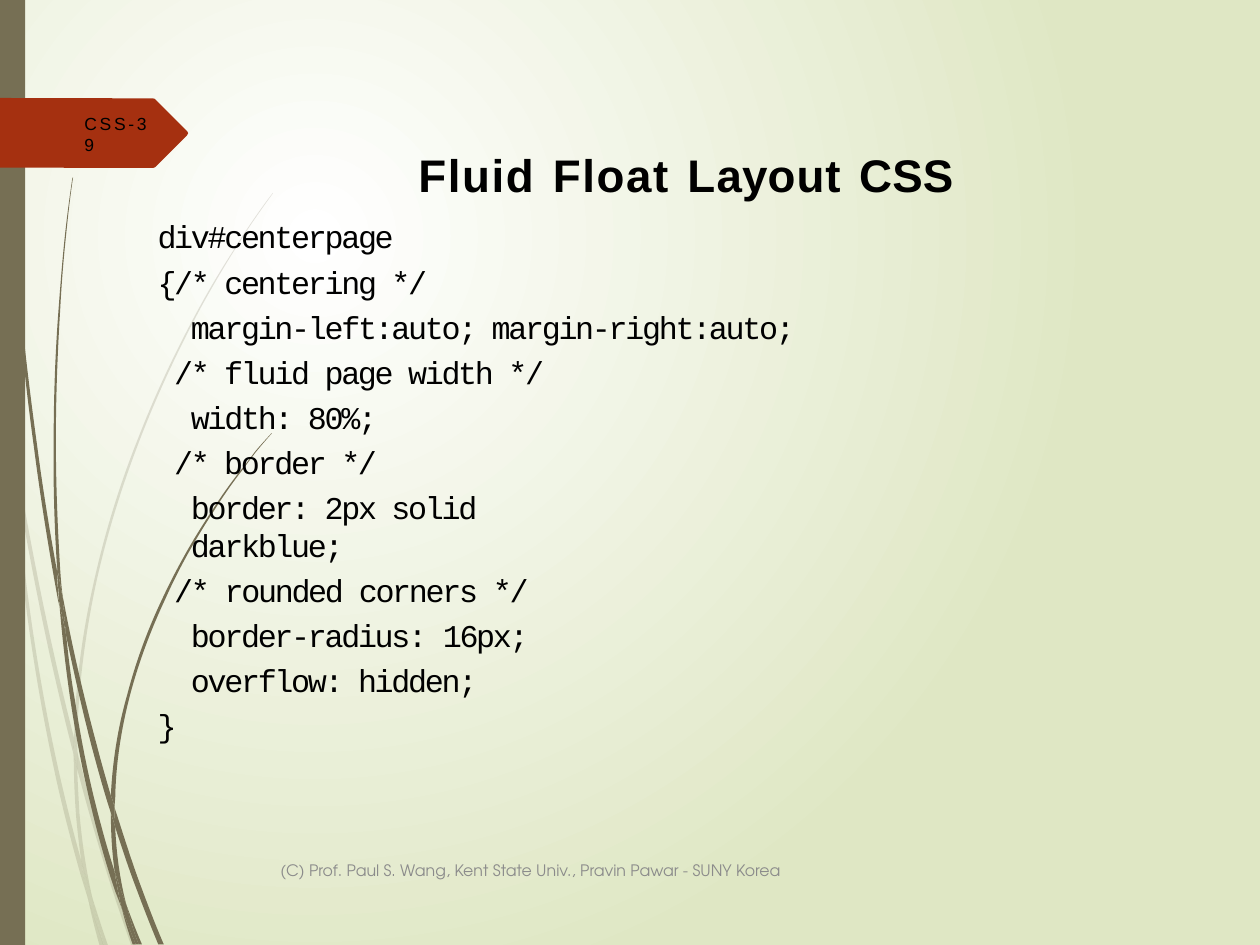
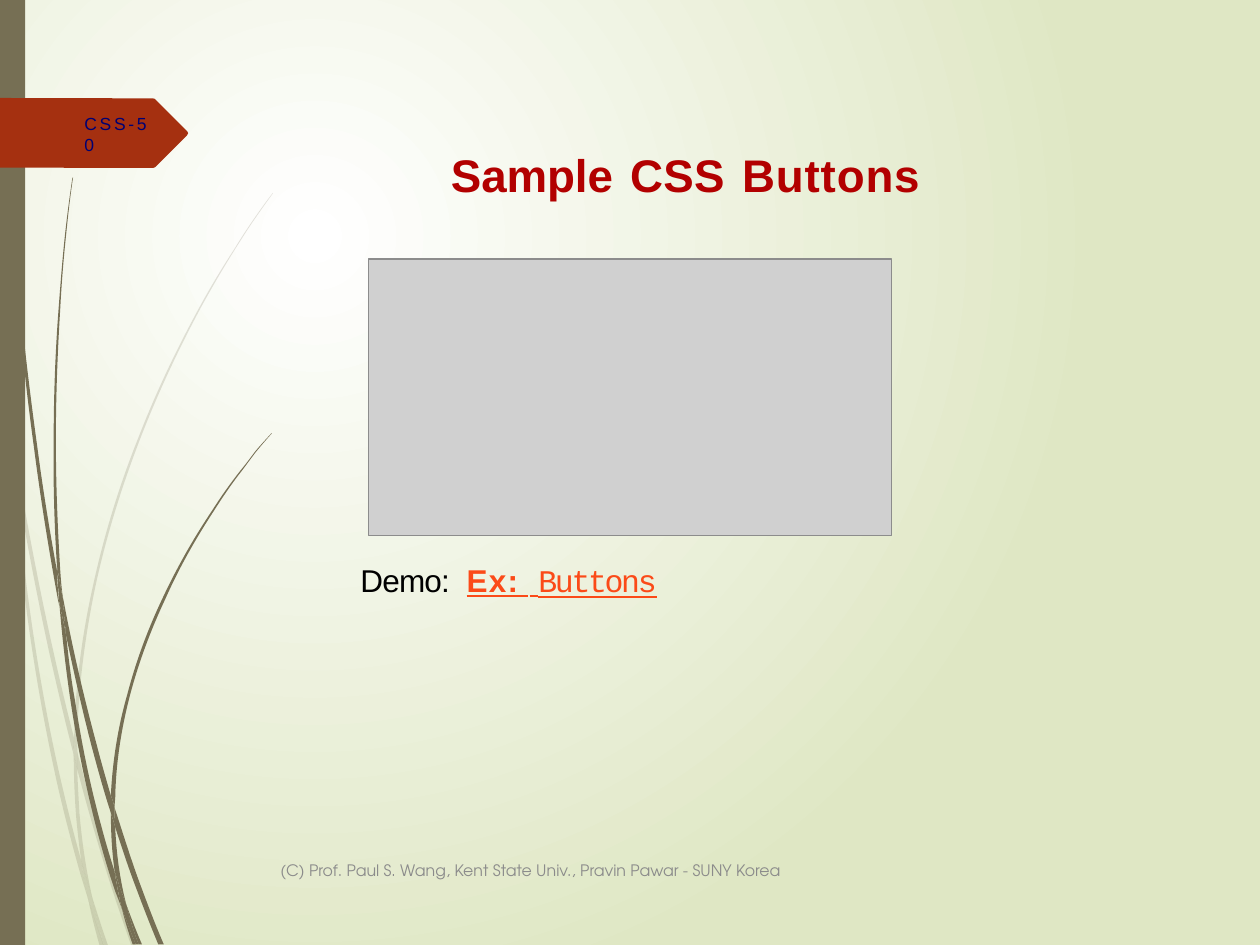
Before and after one commit to ppawar/ppawar.github.io, a slide deck: slide 50 of Fall2019/CSE102-F19/lectures/CSE102_Lec4-CSS.pptx (slide 39 before the commit). Drawn at 1260x945 pixels with LibreOffice and Linux fonts; fonts in the diff are those of the drawing; grey boxes stand for pictures. Boxes give left, top, right and bottom in pixels: in the first picture for what was removed or moved away, otherwise in the second. Text is boxed around its words. In the diff, an @@ line names an element or a change of style, - is before the commit and + after.

```diff
--- a/Fall2019/CSE102-F19/lectures/CSE102_Lec4-CSS.pptx
+++ b/Fall2019/CSE102-F19/lectures/CSE102_Lec4-CSS.pptx
@@ page number at (84, 118, 146, 130): text changed; text colour #000000 to #000072 @@
-CSS-39
+CSS-50
@@ title at (451, 159, 920, 201): text changed; text colour #000000 to #B20000 @@
-Fluid Float Layout CSS
+Sample CSS Buttons
@@ text removed at (158, 226, 795, 698) @@
-div#centerpage
-{/* centering */
-margin-left:auto; margin-right:auto;
-/* fluid page width */ width: 80%;
-/* border */
-border: 2px solid darkblue;
-/* rounded corners */ border-radius: 16px; overflow: hidden;
-}
@@ picture added at (368, 260, 892, 536) @@
@@ text added at (360, 570, 656, 598), 18 pt, text #FB4A18, underline @@
+Demo: Ex: Buttons
```
Also in this commit, not shown: 7 other slides changed, 14 slides added, 3 slides removed, 11 other files.
